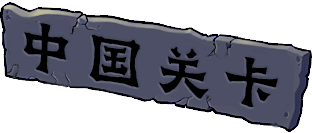
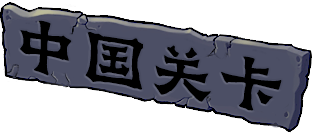
Two versions of the same layered image (312 × 133). Layer-by-layer changes:
renamed "GraveBustedStoneLishuSc.ttf｜默认" to "项目字体｜中国关卡", painted on it over <box>20,20,282,111</box>
